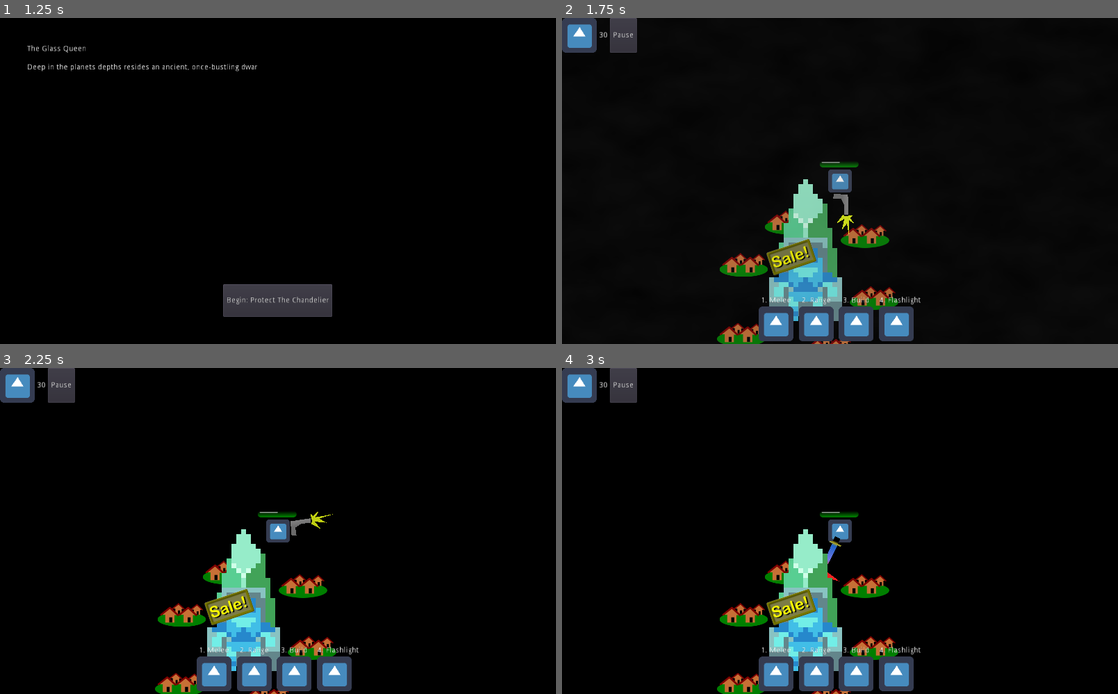
Above: before the commit, frames 1-4 (two rows, left to right).
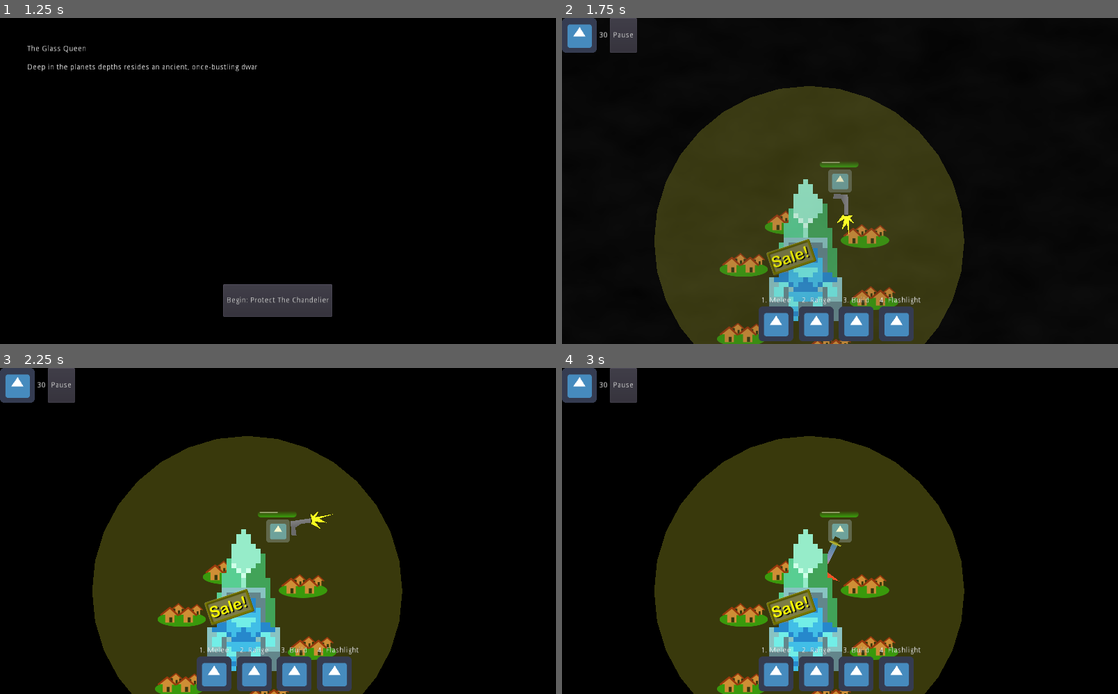
Above: after the commit, the same moments.

Repository: smclaughlan/GWJ52
Game: Godot game, scene res://Main.tscn
The game is run twice, just before and just after one commit, with the same random seed, the same clock (stepped at 60 frames per second) and the same inputs. The engine's default icon, where the game draws it, is replaced by a stand-in: a white triangle on a blue panel in a dark square.
Inputs (mouse positions are in pixels of both pictures, inside the frame that each line leads up to):
- Up to frame 1 (1.25 s): click "Play" at 0.5 s
- Up to frame 2 (1.75 s): click "Begin: Protect The Chandelier" at 1.25 s
- Up to frame 3 (2.25 s): move the mouse to (400, 514) at 2.02 s; hold Space (right_hand) from 2.03 s (still down); tap G (build) at 2.1 s
- Up to frame 4 (3 s): release Space (right_hand) at 2.75 s; click (773, 674) at 2.77 s

Frame 1 is identical in both runs. In frame 2, 30% of the frame differs, in the area x 16-73%, y 20-100%; in frame 3, 30%; in frame 4, 31%.

Commit message:
first tower upgrades working

Diff:
--- a/GodotProject/Scenes/Objects/Towers/AOETurret.tscn
+++ b/GodotProject/Scenes/Objects/Towers/AOETurret.tscn
@@ -13,7 +13,6 @@
 script = ExtResource( 2 )
 bullet_scene_1 = ExtResource( 6 )
 bullet_scene_2 = ExtResource( 6 )
-bullet_scene_3 = ExtResource( 6 )
 
 [node name="EnemyDetectionArea" type="Area2D" parent="."]
 collision_layer = 0
@@ -58,6 +57,8 @@
 position = Vector2( 0, -239.73 )
 texture = ExtResource( 1 )
 
+[node name="Upgrades" type="Node2D" parent="."]
+
 [connection signal="body_entered" from="EnemyDetectionArea" to="." method="_on_Area2D_body_entered"]
 [connection signal="body_exited" from="EnemyDetectionArea" to="." method="_on_Area2D_body_exited"]
 [connection signal="timeout" from="ShootTimer" to="." method="_on_ShootTimer_timeout"]
--- a/GodotProject/Scenes/Objects/Towers/BEAMTurret.tscn
+++ b/GodotProject/Scenes/Objects/Towers/BEAMTurret.tscn
@@ -14,7 +14,6 @@
 script = ExtResource( 2 )
 bullet_scene_1 = ExtResource( 7 )
 bullet_scene_2 = ExtResource( 8 )
-bullet_scene_3 = ExtResource( 8 )
 
 [node name="EnemyDetectionArea" type="Area2D" parent="."]
 collision_layer = 0
@@ -59,6 +58,8 @@
 position = Vector2( -8.01973, -245.938 )
 texture = ExtResource( 5 )
 
+[node name="Upgrades" type="Node2D" parent="."]
+
 [connection signal="body_entered" from="EnemyDetectionArea" to="." method="_on_Area2D_body_entered"]
 [connection signal="body_exited" from="EnemyDetectionArea" to="." method="_on_Area2D_body_exited"]
 [connection signal="timeout" from="ShootTimer" to="." method="_on_ShootTimer_timeout"]
--- a/GodotProject/Scenes/Objects/Towers/GLUETurret.tscn
+++ b/GodotProject/Scenes/Objects/Towers/GLUETurret.tscn
@@ -13,7 +13,6 @@
 script = ExtResource( 2 )
 bullet_scene_1 = ExtResource( 7 )
 bullet_scene_2 = ExtResource( 7 )
-bullet_scene_3 = ExtResource( 7 )
 
 [node name="EnemyDetectionArea" type="Area2D" parent="."]
 collision_layer = 0
@@ -58,6 +57,8 @@
 position = Vector2( -2.40157, -220.945 )
 texture = ExtResource( 5 )
 
+[node name="Upgrades" type="Node2D" parent="."]
+
 [connection signal="body_entered" from="EnemyDetectionArea" to="." method="_on_Area2D_body_entered"]
 [connection signal="body_exited" from="EnemyDetectionArea" to="." method="_on_Area2D_body_exited"]
 [connection signal="timeout" from="ShootTimer" to="." method="_on_ShootTimer_timeout"]
--- a/GodotProject/Scenes/Objects/Towers/TowerBase.gd
+++ b/GodotProject/Scenes/Objects/Towers/TowerBase.gd
@@ -31,8 +31,7 @@
 		new_turret.global_position = global_position
 	else:
 		Global.current_map.add_child(new_turret)
-	var default_turret_range = 30
-	new_turret.init(turret_type, default_turret_range)
+	new_turret.init(turret_type)
 	turret = new_turret
 
 func mark_for_deconstruction():
--- a/GodotProject/Scenes/Objects/Towers/TowerTurret.gd
+++ b/GodotProject/Scenes/Objects/Towers/TowerTurret.gd
@@ -2,58 +2,86 @@
 
 onready var enemy_detection_area = get_node("EnemyDetectionArea")
 onready var shoot_timer = get_node("ShootTimer")
+onready var upgrade_gem_scene = load("res://Scenes/Objects/Towers/UpgradeGem.tscn")
 
 export var bullet_scene_1 : PackedScene
 export var bullet_scene_2 : PackedScene
-export var bullet_scene_3 : PackedScene
+
 var current_bullet_scene = bullet_scene_1
 
 #var turret_type = "beam"
 var tower_type : int # from Global.Tower_Types enum
 var turret_range = 30
-var turret_fire_rate = 1.0
-var projectile_speed = 400
+var turret_reload_delay = 0.75
+var projectile_speed : float # declared in bullet scene
 var target = null
 
+var health = 100
+var max_health = 100
 
+var upgrades = {
+	Global.UpgradeTypes.BIGGER:false, # health and range
+	Global.UpgradeTypes.FASTER:false, # shoot timer speed
+	Global.UpgradeTypes.STRONGER:false, # bullet_scene ( damage, fx )
+}
 
 
 # Called when the node enters the scene tree for the first time.
 func _ready():
 	if current_bullet_scene == null:
 		current_bullet_scene = bullet_scene_1
+	if projectile_speed == null or projectile_speed == 0.0:
+		var referenceBullet = current_bullet_scene.instance()
+		projectile_speed = referenceBullet.bullet_speed
+
+		referenceBullet.queue_free()
 
 
-func _physics_process(delta):
+func _process(delta):
+	update()
 	if !target or !is_instance_valid(target):
 		return
 
 	var distance = global_position.distance_to(target.global_position)
 
 	if distance < 600.0: # hax, to prevent them looking at the origin of the universe sometimes
-		if target.get("velocity"): # verify that they have the velocity property
-			point_toward(target.global_position + target.velocity * (distance/projectile_speed) / delta)
+		if target.get("velocity"): # verify that they are mobile
+			var aim_lead_vector = target.velocity * (distance/projectile_speed) / delta
+			point_toward(target.global_position + aim_lead_vector)
 		else:
 			point_toward(target.global_position)
 
+
 func point_toward(targetPos):
-	$DebugInfo.text = str(targetPos)
 	$InvisibleTurret.look_at(targetPos)
+	update_spritesheet()
 
-	var targetRot = $InvisibleTurret.rotation + (2*PI) # prevent negative rotations
-	var rotation_as_fraction = targetRot / (2*PI)
 
+func update_spritesheet():
 	# change the spritesheet frame for animated 8-way turrets
 	if $Sprite.hframes > 1 or $Sprite.vframes > 1:
 		var total_frames = $Sprite.hframes * $Sprite.vframes
 		var offset_frame = 6
+		var targetRot = $InvisibleTurret.rotation + (2*PI) # prevent negative rotations
+		var rotation_as_fraction = targetRot / (2*PI)
 		var current_frame = int(rotation_as_fraction * float(total_frames)) + offset_frame
 		current_frame = current_frame % (total_frames-1)
 		$Sprite.frame = current_frame
 
+
 func upgrade(upgradeType): # [bigger, faster, stronger]
+	if upgradeType == Global.UpgradeTypes.BIGGER:
+		max_health = 3 * max_health
+		health = max_health
+		update_turret_range(1.5 * turret_range)
+	elif upgradeType == Global.UpgradeTypes.FASTER:
+		turret_reload_delay = 0.33 * turret_reload_delay
+		$ShootTimer.set_wait_time( turret_reload_delay )
+	elif upgradeType == Global.UpgradeTypes.STRONGER:
+		current_bullet_scene = bullet_scene_2
 
-	current_bullet_scene = bullet_scene_2
+
+
 
 func shoot():
 	if current_bullet_scene == null:
@@ -63,12 +91,11 @@
 	new_projectile.init(global_position, $InvisibleTurret.global_rotation)
 
 
-func init(towerType : int, _turret_range : int):
+func init(towerType : int):
 	tower_type = towerType
-	update_turret_range(_turret_range)
+	update_turret_range(turret_range)
 
-func set_properties():
-	pass
+
 
 func update_turret_range(_turret_range):
 	turret_range = _turret_range
@@ -77,7 +104,7 @@
 func _on_Area2D_body_entered(body):
 	if !target or !is_instance_valid(target):
 		target = body
-		shoot_timer.start(turret_fire_rate)
+		shoot_timer.start(turret_reload_delay)
 
 
 func _on_Area2D_body_exited(body):
@@ -94,7 +121,7 @@
 		var closest_enemy = Global.get_closest_object(enemies, self)
 		if closest_enemy and is_instance_valid(closest_enemy):
 			target = closest_enemy
-			shoot_timer.start(turret_fire_rate)
+			shoot_timer.start(turret_reload_delay)
 	else:
 		target = null
 
@@ -110,3 +137,7 @@
 func _on_base_destroyed():
 	$TowerWireSockets.disconnect_all()
 	queue_free()
+
+
+func _draw():
+	draw_circle(Vector2.ZERO, 10.0 * turret_range, Color(0.9, 0.9, 0.2, 0.25))
--- a/GodotProject/Scenes/Objects/Towers/TowerTurret.tscn
+++ b/GodotProject/Scenes/Objects/Towers/TowerTurret.tscn
@@ -13,7 +13,6 @@
 script = ExtResource( 2 )
 bullet_scene_1 = ExtResource( 6 )
 bullet_scene_2 = ExtResource( 6 )
-bullet_scene_3 = ExtResource( 6 )
 
 [node name="PlaceholderSpritesheet" type="Sprite" parent="."]
 visible = false
@@ -62,6 +61,8 @@
 scale = Vector2( 3.83912, 3.83912 )
 texture = ExtResource( 5 )
 
+[node name="Upgrades" type="Node2D" parent="."]
+
 [connection signal="body_entered" from="EnemyDetectionArea" to="." method="_on_Area2D_body_entered"]
 [connection signal="body_exited" from="EnemyDetectionArea" to="." method="_on_Area2D_body_exited"]
 [connection signal="timeout" from="ShootTimer" to="." method="_on_ShootTimer_timeout"]
--- /dev/null
+++ b/GodotProject/Scenes/Objects/Towers/UpgradeGem.tscn
@@ -0,0 +1,9 @@
+[gd_scene load_steps=2 format=2]
+
+[ext_resource path="res://Scenes/Objects/Towers/PLACEHOLDER/crystal_purple.png" type="Texture" id=1]
+
+[node name="UpgradeGem" type="Node2D"]
+
+[node name="Sprite" type="Sprite" parent="."]
+scale = Vector2( 0.137721, 0.137721 )
+texture = ExtResource( 1 )
--- a/GodotProject/Scenes/Shop/TowerUpgradeButton.gd
+++ b/GodotProject/Scenes/Shop/TowerUpgradeButton.gd
@@ -4,28 +4,11 @@
 
 const Upgrade_Types = Global.UpgradeTypes
 export (Upgrade_Types) var upgrade_type = Upgrade_Types.BIGGER
-#export var label_text = "Bigger"
-
-
-#export var extra_health : float = 0.0
-#export var reload_reduction_factor : float = 1.0
-#export var new_bullet_scene : PackedScene
-#enum spread_patterns { LINE, CONE, WAVE }
-#export(spread_patterns) var spread_pattern = spread_patterns.LINE
-#export var damage_attribute : Dictionary = {
-#	"poison":false,
-#	"fire":false,
-#	"electricity":false,
-#	"armor_piercing":false,
-#}
 
 signal upgrade(property)
 
-# Called when the node enters the scene tree for the first time.
-func _ready():
-	pass
 
-func init(myTowerBase):
+func init(myTowerBase, myDialogBox):
 	tower_base = myTowerBase
 	$UpgradeLabel.text = str(get_position_in_parent())
 	$UpgradeLabel.text += " " + Upgrade_Types.keys()[upgrade_type].capitalize()
@@ -36,8 +19,12 @@
 		if not is_connected("upgrade", tower_base, "_on_upgrade_requested"):
 			var _err = connect("upgrade", tower_base, "_on_upgrade_requested")
 
+	if not is_connected("upgrade", myDialogBox, "_on_upgrade_selected"):
+		var _err = connect("upgrade", myDialogBox, "_on_upgrade_selected")
+
 
 
 func _on_UpgradeButton_pressed():
 	# send a signal to the tower base
+	$UpgradeButton.set_disabled(true)
 	emit_signal("upgrade", upgrade_type)
--- a/GodotProject/Scenes/Shop/TowerUpgradePopupMenu.gd
+++ b/GodotProject/Scenes/Shop/TowerUpgradePopupMenu.gd
@@ -17,7 +17,7 @@
 		printerr("Configuration error in TowerUpgradePopupMenu. Are you connected to a tower?")
 
 	for upgradeOption in find_node("TowerUpgrades").get_children():
-		upgradeOption.init(tower_base)
+		upgradeOption.init(tower_base, self)
 
 
 func _on_DeconstructButton_pressed():
@@ -30,3 +30,7 @@
 func _on_CloseButton_pressed():
 	Global.resume()
 	hide()
+
+func _on_upgrade_selected(_upgradeType):
+	Global.resume()
+	hide()
